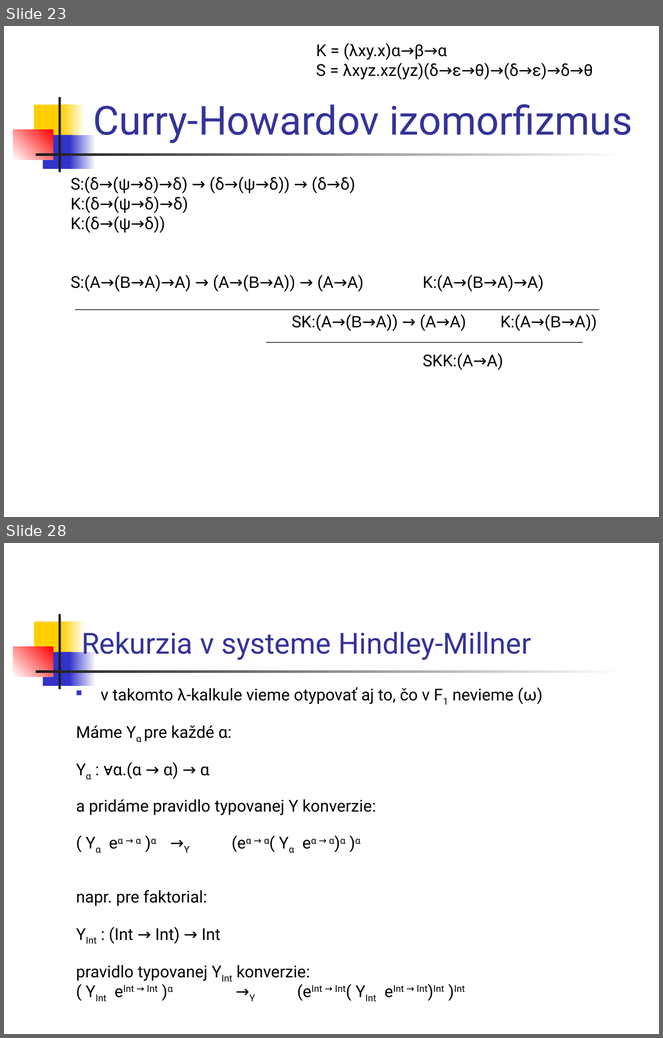
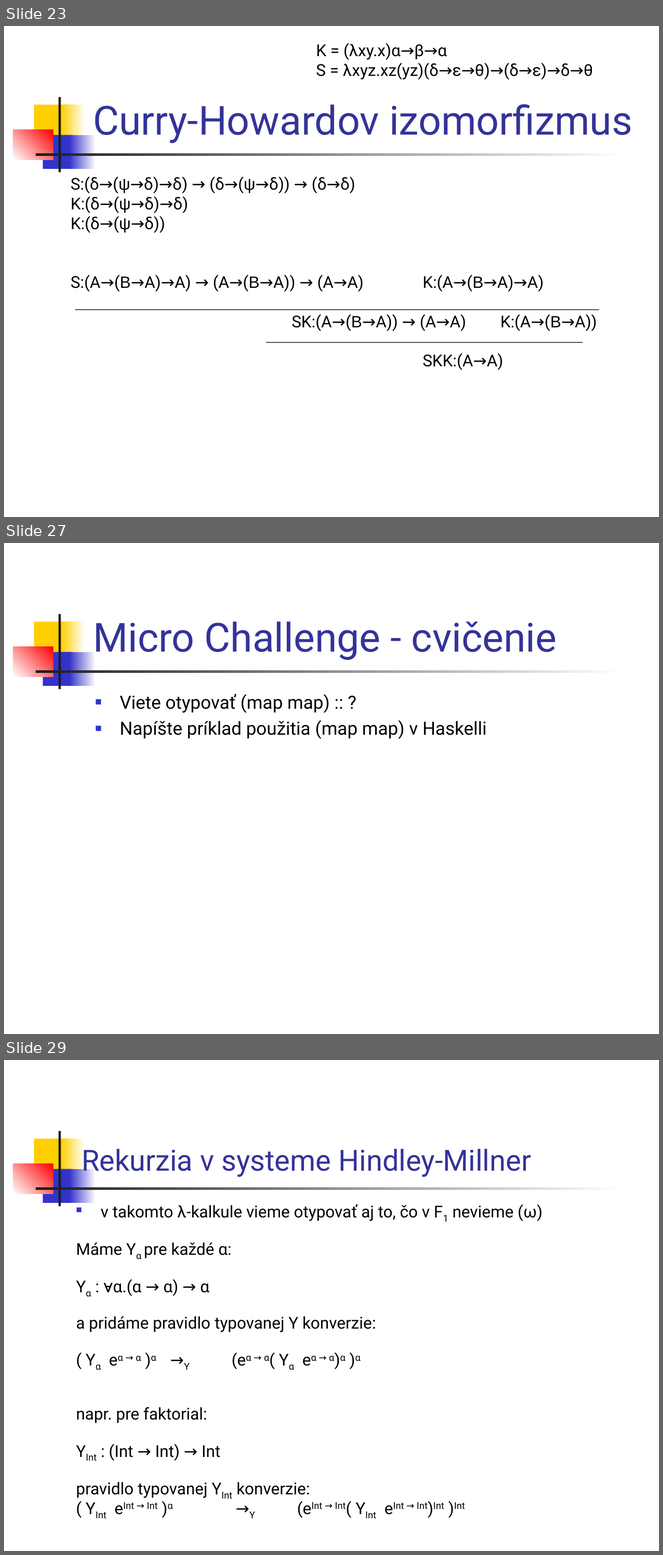
Before and after one commit to Funkcionalne/Prednasky, a slide deck: 08/08_fpro.ppt. Shown one above the other, each under a label of ours: slides 23 and 28 before the commit, slides 23, 27 and 29 after it; the slides between them are not shown. The pictures are 663x1038 and 663x1555 pixels, drawn with LibreOffice and Linux fonts; fonts in the diff are those of the drawing. Boxes give left, top, right and bottom in pixels: in the first picture for what was removed or moved away, otherwise in the second. Text is boxed around its words. In the diff, an @@ line names an element or a change of style, - is before the commit and + after.

```diff
--- a/08/08_fpro.ppt
+++ b/08/08_fpro.ppt
@@ slide 27 added at box(4, 543, 659, 1034), background #FFFFFF; not listed: 7 template elements that a slide beside it also shows @@
@@ title added at box(93, 622, 557, 660), 44 pt, text #333399 @@
+Micro Challenge - cvičenie
@@ text added at box(120, 694, 487, 739), 20 pt, text #000000 @@
+■ Viete otypovať (map map) :: ?
+■ Napíšte príklad použitia (map map) v Haskelli
@@ what was slide 28 is now slide 29 @@
```
Also in this commit, not shown: 12 slides changed, 1 other slide added, 2 other files.
